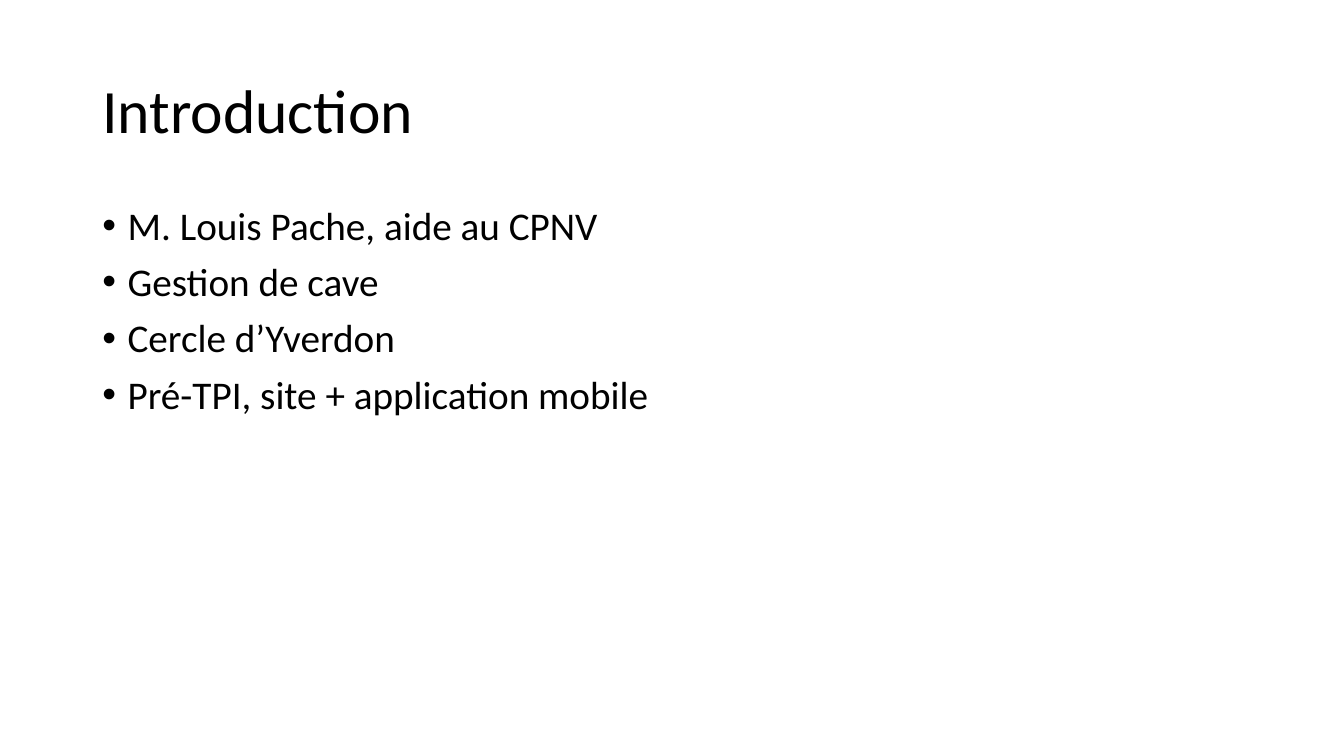
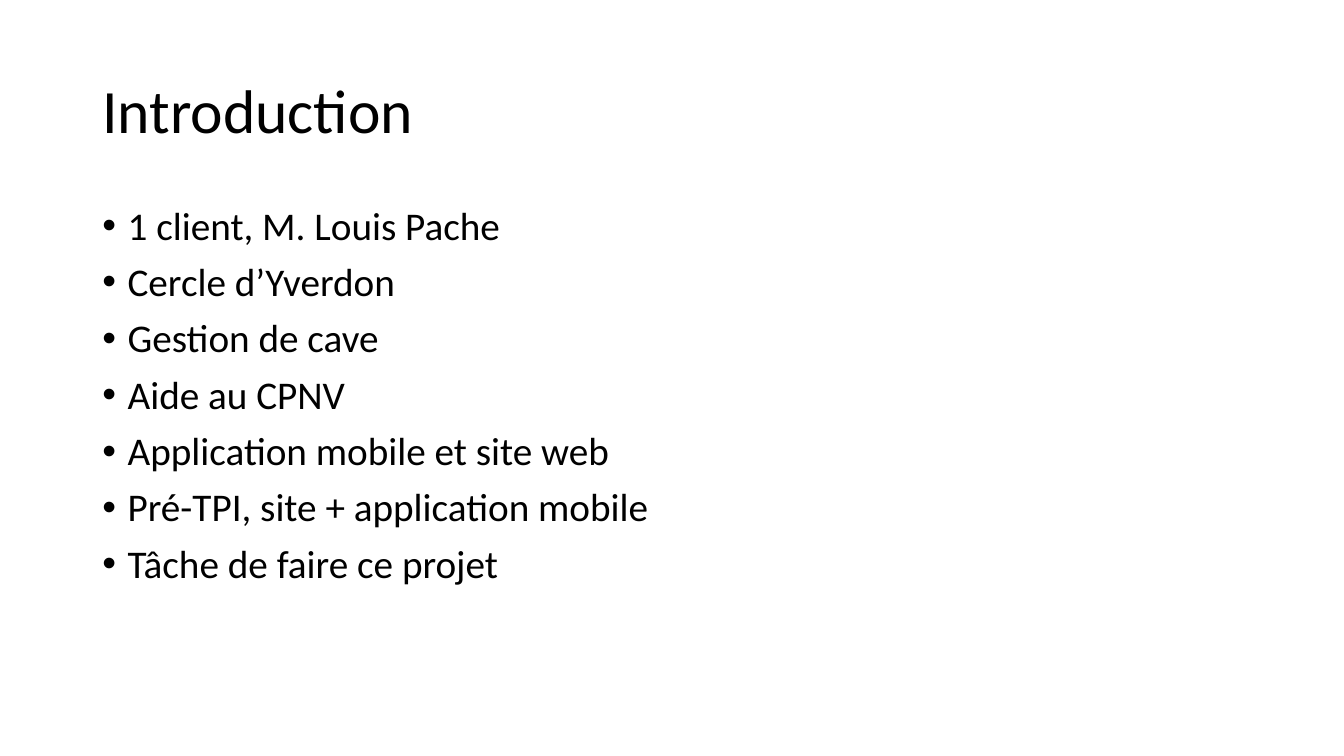
Before and after one commit to JeremyGfeller/TPI, a slide deck: slide 2 of Documentation/présentation.pptx. Drawn at 1344x756 pixels with LibreOffice and Linux fonts; fonts in the diff are those of the drawing. Boxes give left, top, right and bottom in pixels: in the first picture for what was removed or moved away, otherwise in the second. Text is boxed around its words. In the diff, an @@ line names an element or a change of style, - is before the commit and + after.

```diff
--- a/Documentation/présentation.pptx
+++ b/Documentation/présentation.pptx
@@ text at (128, 212, 500, 297): text changed @@
-• M. Louis Pache, aide au CPNV
+• 1 client, M. Louis Pache
+• Cercle d’Yverdon
@@ text at (128, 381, 609, 472): text changed @@
-• Cercle d’Yverdon
+• Aide au CPNV
+• Application mobile et site web
@@ text at (128, 550, 498, 585): paragraph added @@
+• Tâche de faire ce projet
```
Also in this commit, not shown: 2 other slides changed, 3 slides added.
